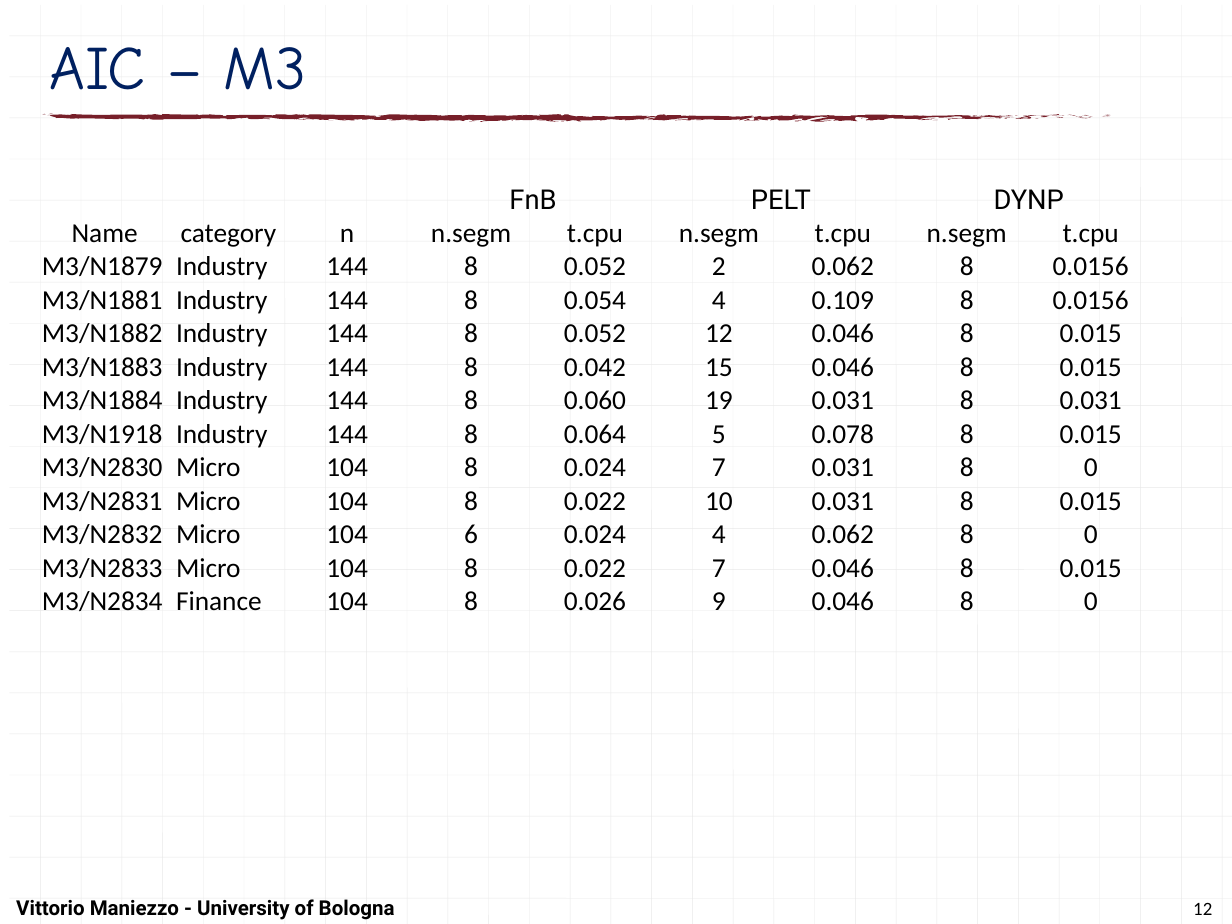
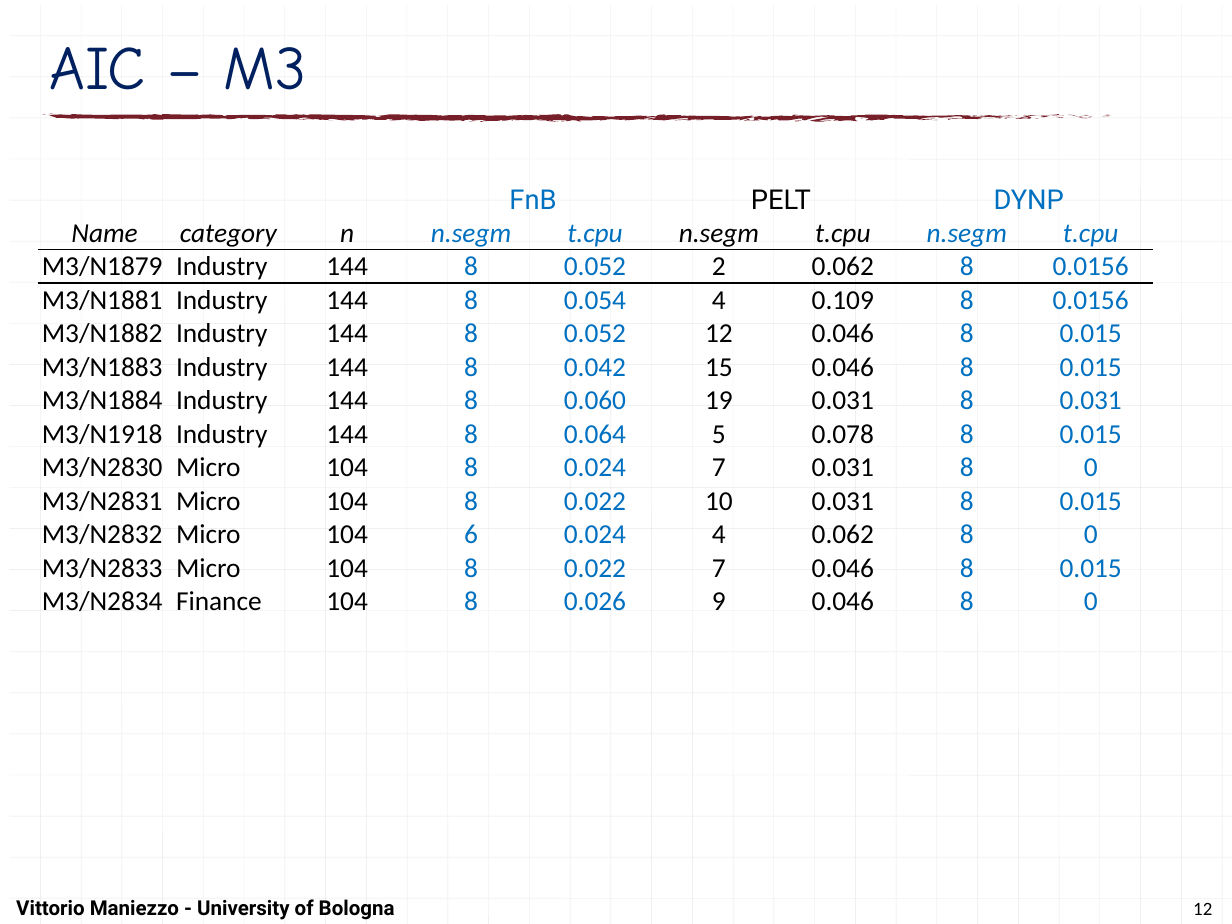
Before and after one commit to maniezzo/segmentation, a slide deck: slide 12 of doc/LION25_F&B/F&Bsegmentation.pptx. Drawn at 1232x924 pixels with LibreOffice and Linux fonts; fonts in the diff are those of the drawing. Boxes give left, top, right and bottom in pixels: in the first picture for what was removed or moved away, otherwise in the second. Text is boxed around its words. In the diff, an @@ line names an element or a change of style, - is before the commit and + after.

```diff
--- a/doc/LION25_F&B/F&Bsegmentation.pptx
+++ b/doc/LION25_F&B/F&Bsegmentation.pptx
@@ table at (37,184,1156,615) @@
@@ text colour #000000 to #0070C0 in "FnB", "DYNP", "n.segm", "t.cpu" and 46 more places @@
@@ italic on in "Name", "category", "n", "n.segm" and 5 more places @@
@@ more space between paragraphs @@
@@ borders changed @@
```
Also in this commit, not shown: 10 other slides changed.
